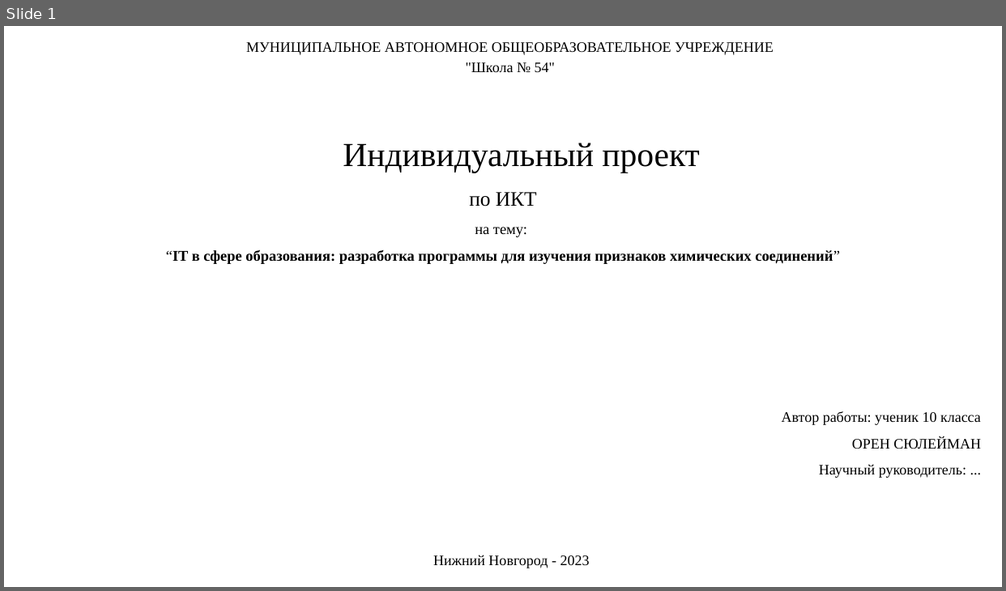
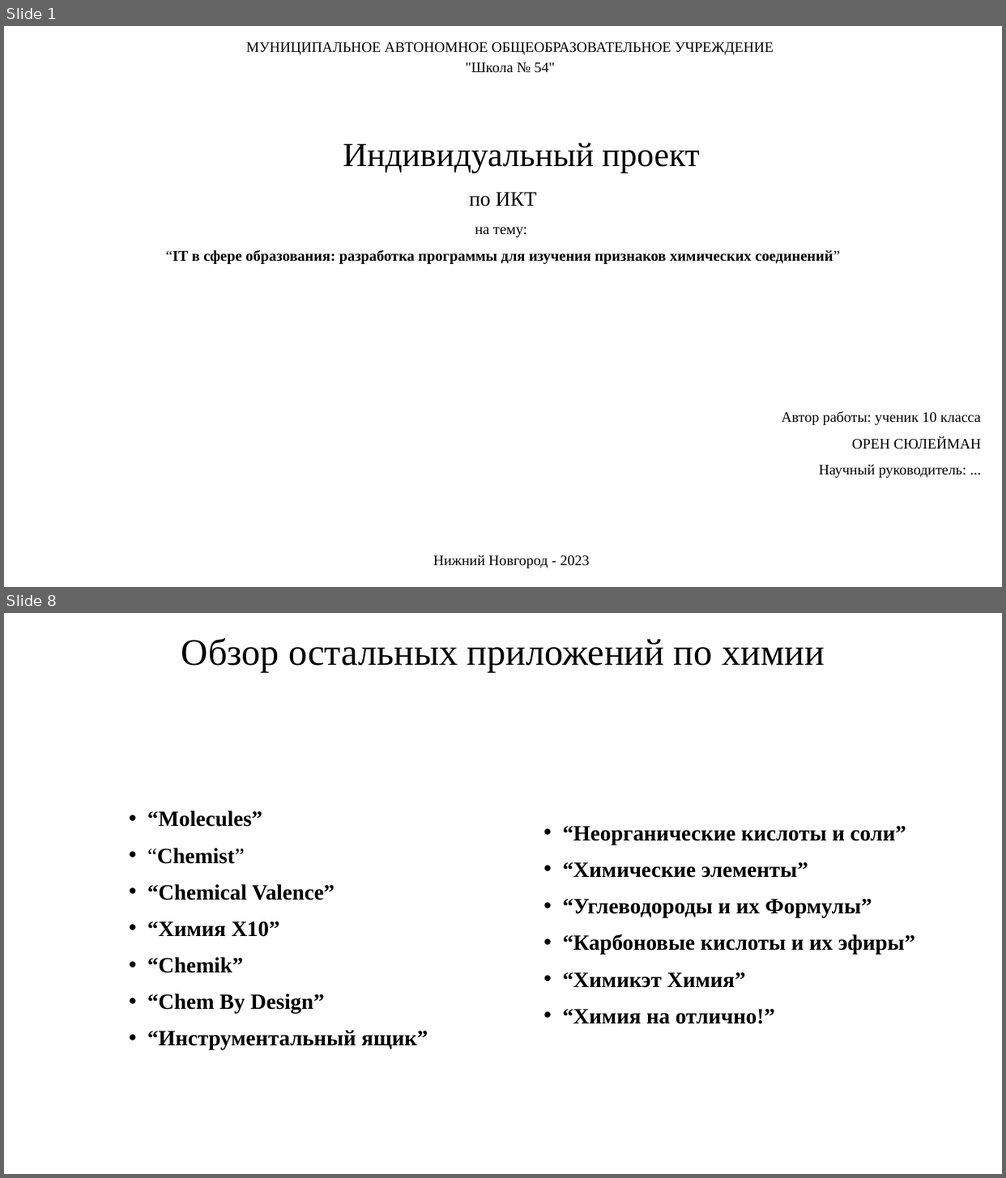
Before and after one commit to Sulik002/Study-docs, a slide deck: books/Презентация для индивидуального проекта по ИКТ. Орен Сюлейман.pptx. Shown one above the other, each under a label of ours: slide 1 before the commit, slides 1 and 8 after it; the slides between them are not shown. The pictures are 1006x591 and 1006x1178 pixels, drawn with LibreOffice and Linux fonts; fonts in the diff are those of the drawing. Boxes give left, top, right and bottom in pixels: in the first picture for what was removed or moved away, otherwise in the second. Text is boxed around its words. In the diff, an @@ line names an element or a change of style, - is before the commit and + after.

```diff
--- a/books/Презентация для индивидуального проекта по ИКТ. Орен Сюлейман.pptx
+++ b/books/Презентация для индивидуального проекта по ИКТ. Орен Сюлейман.pptx
@@ slide 8 added at (x1=4, y1=613, x2=1002, y2=1174), background #FFFFFF @@
@@ title added at (x1=181, y1=638, x2=824, y2=672), 36 pt, text #000000 @@
+Обзор остальных приложений по химии
@@ text added at (x1=147, y1=811, x2=428, y2=1050), 21 pt, text #000000, bold @@
+• “Molecules”
+• “Chemist”
+• “Chemical Valence”
+• “Химия X10”
+• “Chemik”
+• “Chem By Design”
+• “Инструментальный ящик”
@@ text added at (x1=563, y1=826, x2=915, y2=1024), 21 pt, text #000000, bold @@
+• “Неорганические кислоты и соли”
+• “Химические элементы”
+• “Углеводороды и их Формулы”
+• “Карбоновые кислоты и их эфиры”
+• “Химикэт Химия”
+• “Химия на отлично!”
```
Also in this commit, not shown: 5 slides changed, 9 other slides added, 2 slides removed, 40 other files.
